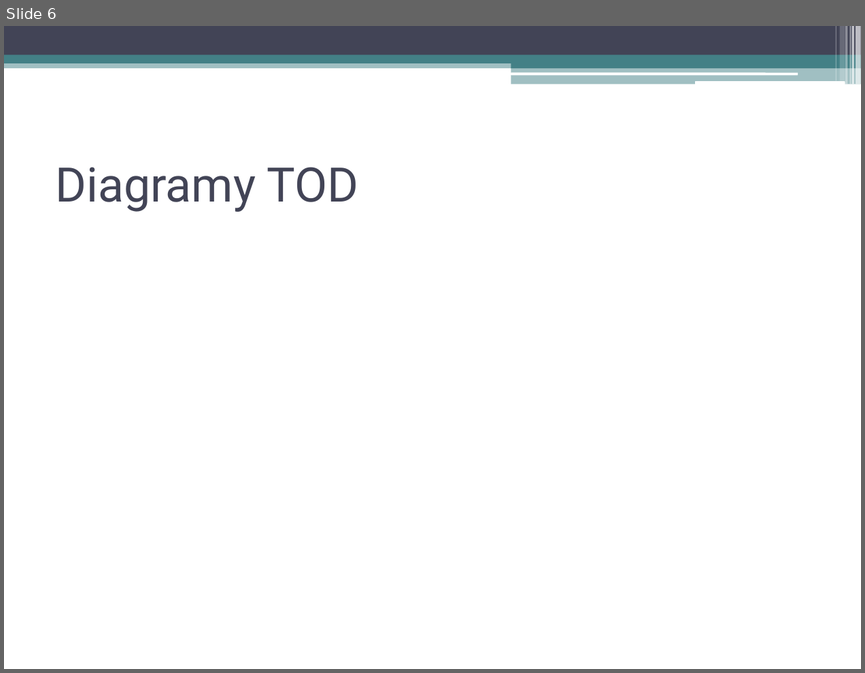
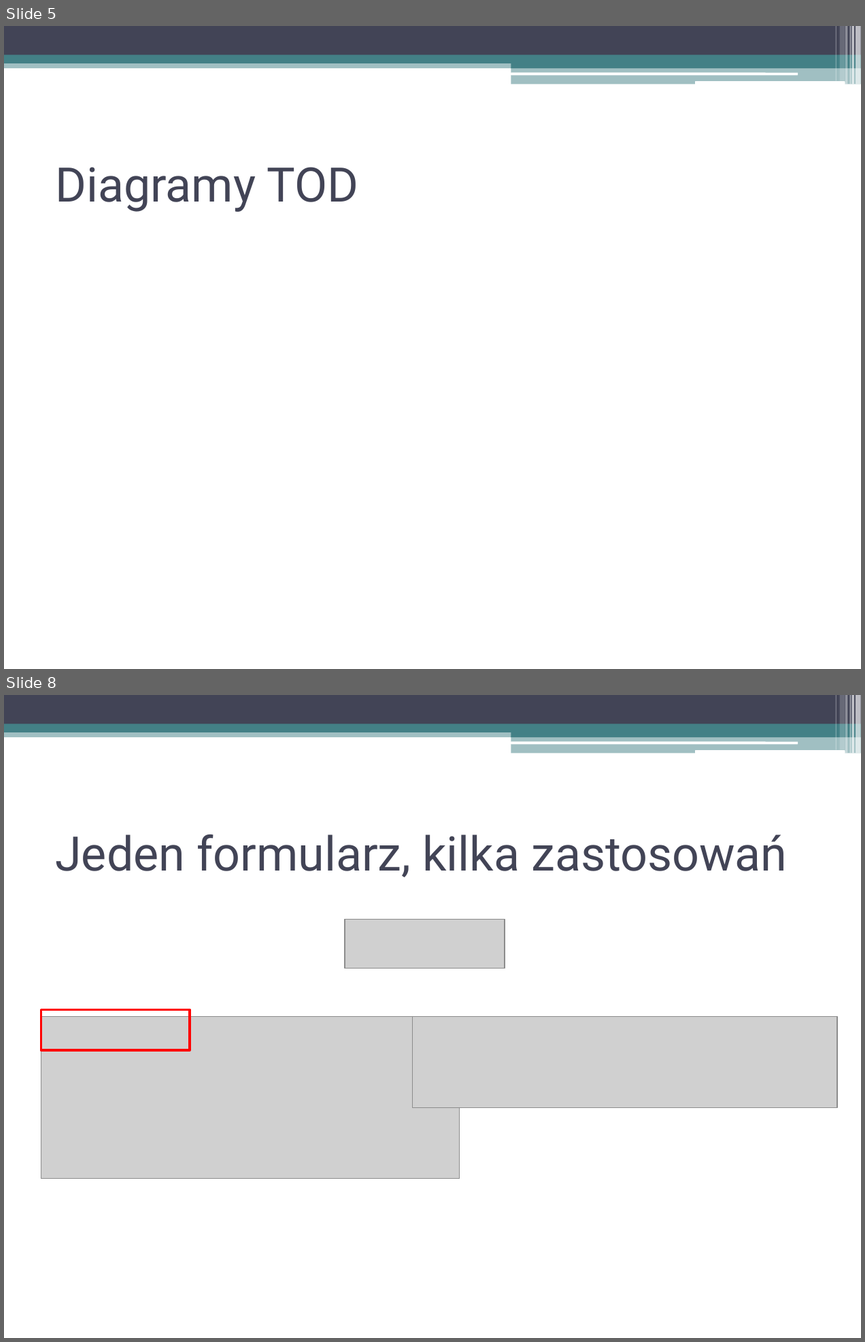
Before and after one commit to KonradMagiera/GUI-CRUD-TeamProject, a slide deck: IPAM-Prezentacja.pptx. Shown one above the other, each under a label of ours: slide 6 before the commit, slides 5 and 8 after it; the slides between them are not shown. The pictures are 865x673 and 865x1342 pixels, drawn with LibreOffice and Linux fonts; fonts in the diff are those of the drawing; grey boxes stand for pictures. Boxes give left, top, right and bottom in pixels: in the first picture for what was removed or moved away, otherwise in the second. Text is boxed around its words. In the diff, an @@ line names an element or a change of style, - is before the commit and + after.

```diff
--- a/IPAM-Prezentacja.pptx
+++ b/IPAM-Prezentacja.pptx
@@ slide 8 added at <box>4,695,861,1338</box>, background #FFFFFF; not listed: 13 template elements that a slide beside it also shows @@
@@ title added at <box>55,834,787,877</box>, 40 pt, text #424456 @@
+Jeden formularz, kilka zastosowań
@@ picture added at <box>345,919,504,968</box> @@
@@ picture added at <box>41,1016,459,1178</box> @@
@@ rectangle added at <box>41,1009,189,1050</box>, outline #FF0000 2.25 pt @@
@@ picture added at <box>412,1016,837,1107</box> @@
@@ what was slide 6 is now slide 5 @@
```
Also in this commit, not shown: 2 slides changed, 4 other slides added, 1 slide removed.
